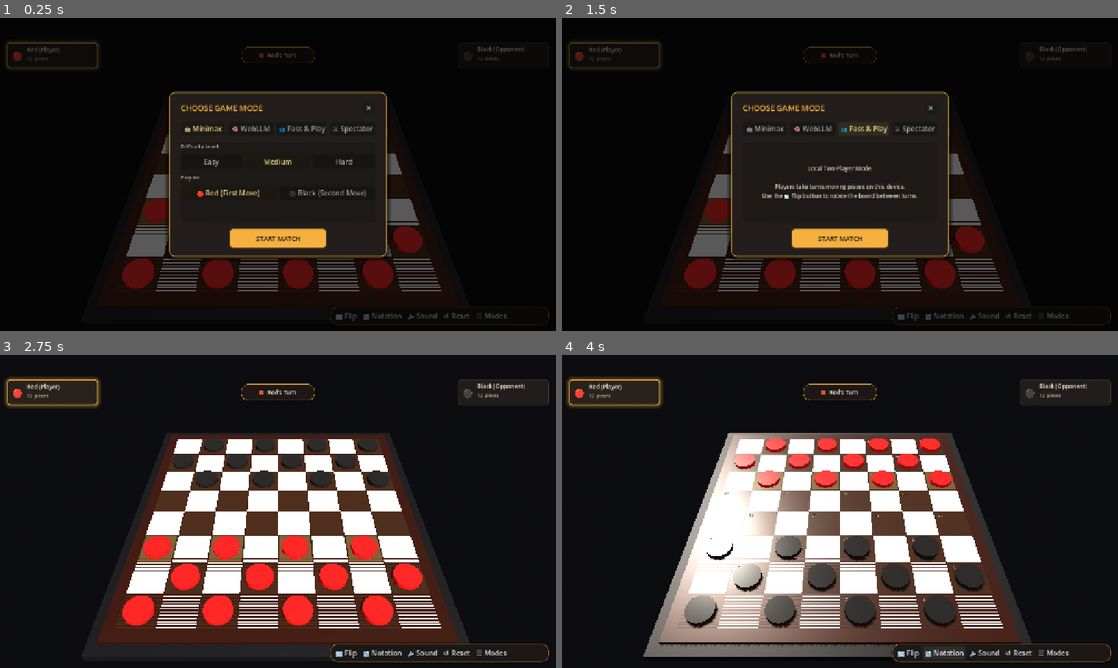
Above: before the commit, frames 1-4 (two rows, left to right).
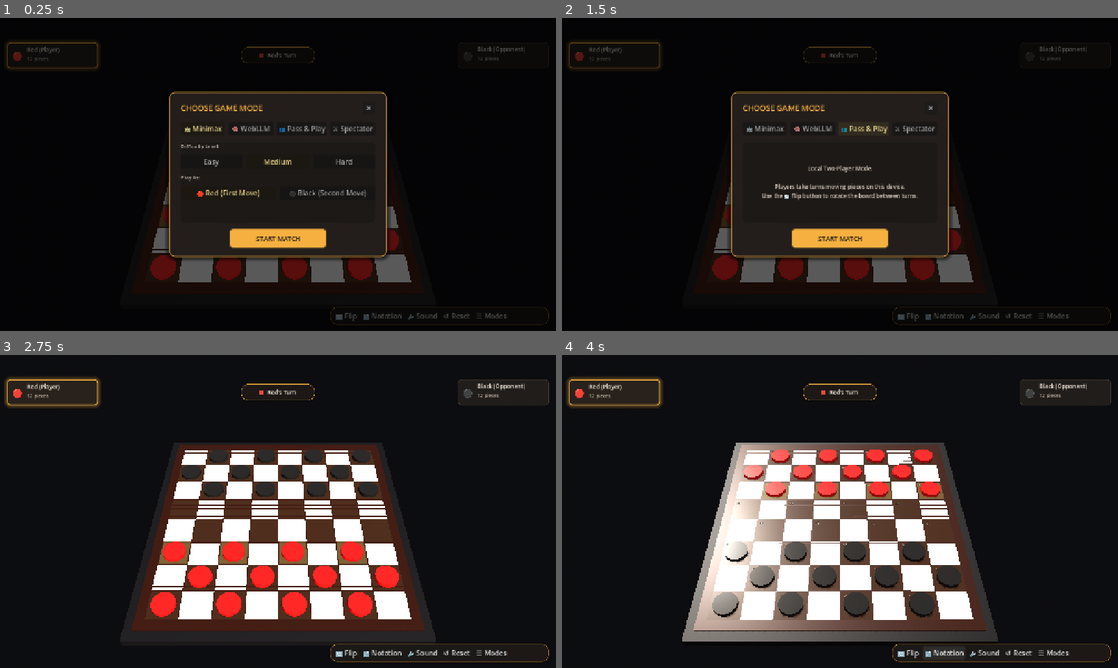
Above: after the commit, the same moments.

Repository: jpeckenpaugh/chk-livive-net
Game: Godot game, scene res://scenes/main.tscn
Two runs of this game, one before a commit and one after it. Both use one fixed random seed, a clock stepped at 60 frames per second and the inputs below.
Inputs:
- Up to frame 1 (0.25 s): no input
- Up to frame 2 (1.5 s): click "👥 Pass & Play" at 0.5 s; click "👥 Pass & Play" at 1.25 s
- Up to frame 3 (2.75 s): click "START MATCH" at 2 s
- Up to frame 4 (4 s): click "🔄 Flip" at 2.75 s; click "🔢 Notation" at 3.5 s

The runs differ from the first frame. In frame 1, 5.5% of the frame differs, in the area x 22-80%, y 36-88%; in frame 2, 5.5%; in frame 3, 24%; in frame 4, 26%, in the area x 14-85%, y 24-97%.

Commit message:
fix(godot): resolve bridge handshake, retry loop & camera framing

Diff:
--- a/godot_project/scenes/main.tscn
+++ b/godot_project/scenes/main.tscn
@@ -48,9 +48,9 @@
 [node name="CameraPivot" type="Node3D" parent="."]
 
 [node name="Camera3D" type="Camera3D" parent="CameraPivot"]
-transform = Transform3D(1, 0, 0, 0, 0.689104, 0.724661, 0, -0.724661, 0.689104, 0, 8.2, 7.8)
+transform = Transform3D(1, 0, 0, 0, 0.67422, 0.738531, 0, -0.738531, 0.67422, 0, 11.2, 9.8)
 current = true
-fov = 48.0
+fov = 42.0
 
 [node name="BoardPedestal" type="MeshInstance3D" parent="."]
 transform = Transform3D(1, 0, 0, 0, 1, 0, 0, 0, 1, 0, -0.25, 0)
--- a/godot_project/scripts/bridge.gd
+++ b/godot_project/scripts/bridge.gd
@@ -36,10 +36,11 @@
 		_setup_mock_mode()
 
 func _setup_web_bridge() -> void:
-	_js_bridge = JavaScriptBridge.get_interface("GodotCheckersBridge")
+	_js_bridge = JavaScriptBridge.eval("window.GodotCheckersBridge")
 	if _js_bridge == null:
-		print("[Bridge] Warning: 'window.GodotCheckersBridge' not detected. Falling back to Mock Mode.")
-		_setup_mock_mode()
+		print("[Bridge] Waiting for window.GodotCheckersBridge to initialize...")
+		var t = get_tree().create_timer(0.05)
+		t.timeout.connect(_setup_web_bridge)
 		return
 
 	print("[Bridge] Web client connected to JavaScript bridge. Registering callbacks...")
@@ -64,15 +65,15 @@
 	_js_bridge["_onGodotShowNotation"] = _cb_show_notation
 	_js_bridge["_onGodotDownloadProgress"] = _cb_download_progress
 
-	# Notify JS that Godot is ready
-	if _js_bridge.has("onGodotReady") and _js_bridge["onGodotReady"] != null:
-		_js_bridge.onGodotReady()
+	# Notify JS that Godot is ready to receive render data
+	JavaScriptBridge.eval("if (window.GodotCheckersBridge && typeof window.GodotCheckersBridge.onGodotReady === 'function') window.GodotCheckersBridge.onGodotReady();")
 
 func _setup_mock_mode() -> void:
 	is_mock_mode = true
 	print("[Bridge] Initialized in Mock Mode (Desktop / Editor environment).")
 	# Emit sample initial board state after short delay for desktop editor preview
-	call_deferred("_emit_mock_initial_state")
+	var t = get_tree().create_timer(0.2)
+	t.timeout.connect(_emit_mock_initial_state)
 
 func _emit_mock_initial_state() -> void:
 	# Standard Draughts opening board (12 black pieces, 8 empty, 12 red pieces)
--- a/godot_project/scripts/main_controller.gd
+++ b/godot_project/scripts/main_controller.gd
@@ -15,9 +15,9 @@
 @onready var game_over_modal: Control = $UI/GameOverModal
 
 func _ready() -> void:
-	# Orient camera to look directly at center of board
+	# Orient camera to look at the board center with slight forward bias to clear top HUD
 	if camera != null:
-		camera.look_at(Vector3.ZERO, Vector3.UP)
+		camera.look_at(Vector3(0, 0, -0.4), Vector3.UP)
 
 	# Connect Autoload Bridge signals
 	if Bridge != null:
Not shown, changed: godot_project/shell.html
